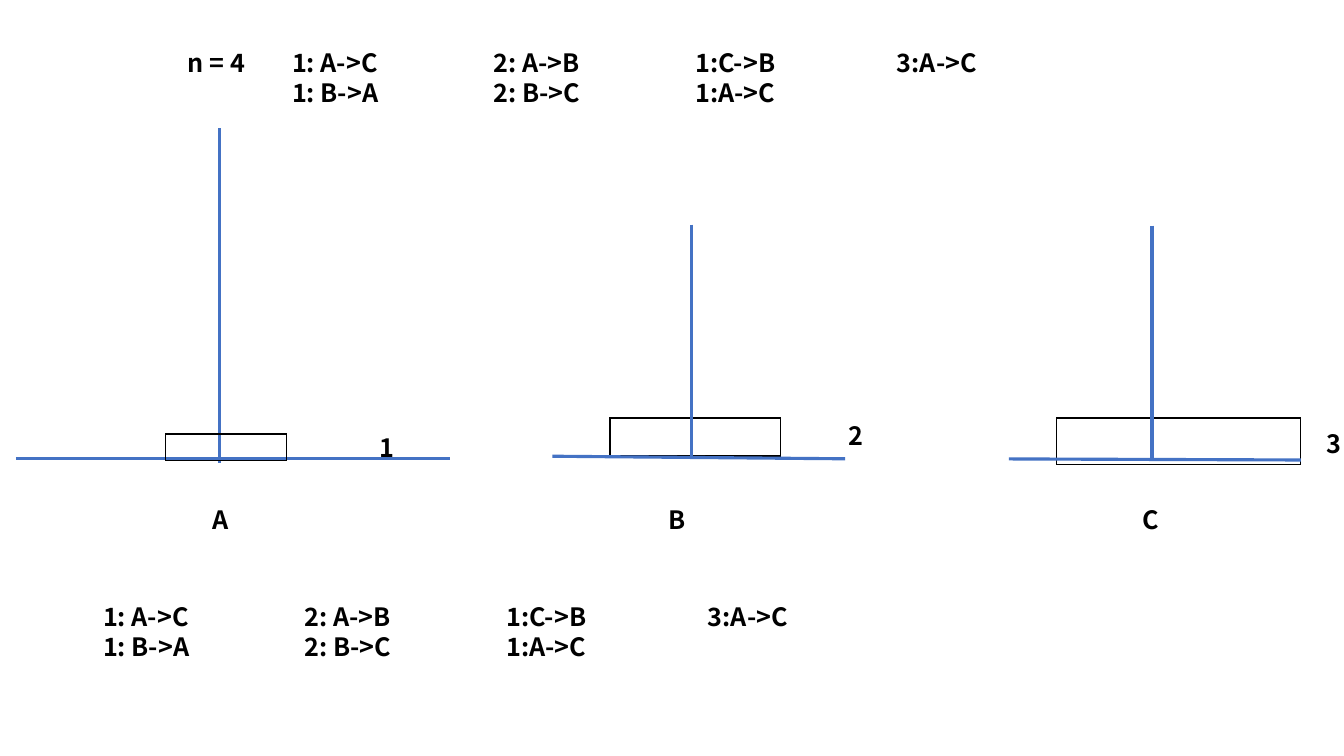
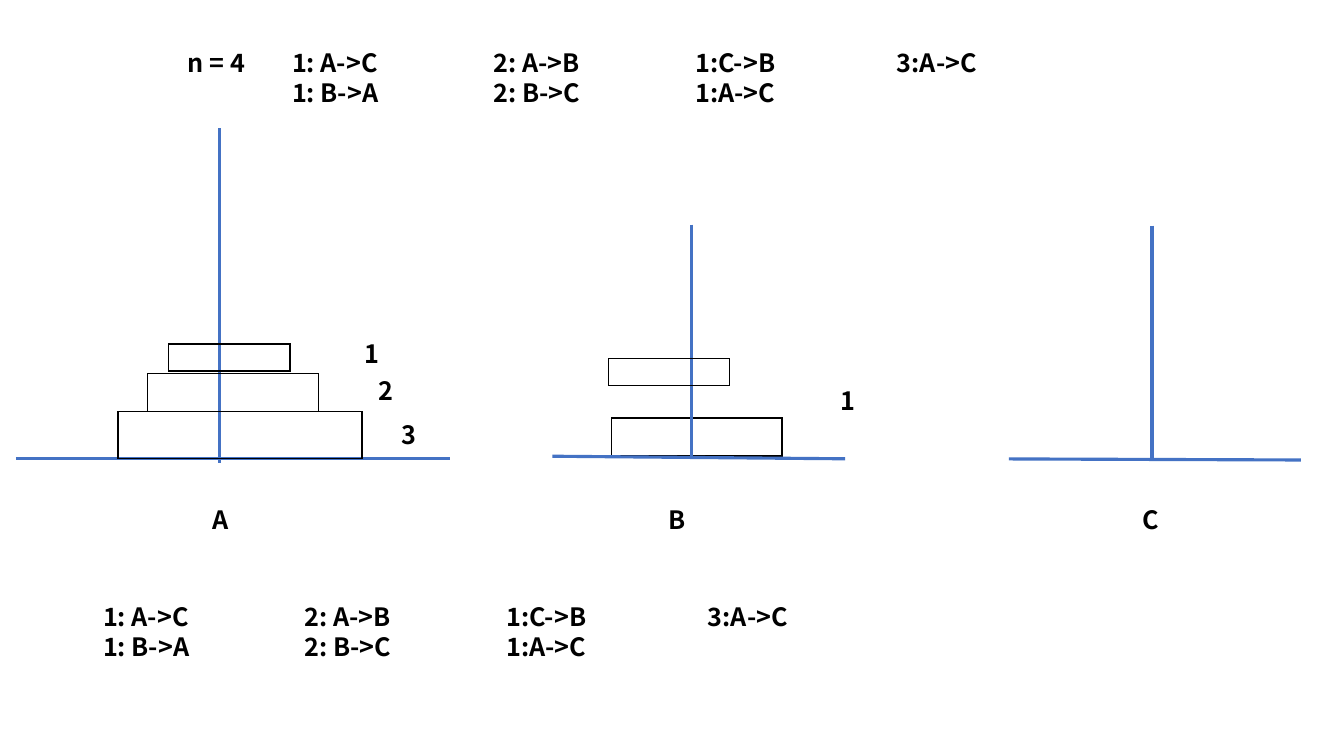
Before and after one commit to loriyuhv/DataStruct, a slide deck: slide 6 of document/算法演示图/03Queue/Queue.pptx. Drawn at 1344x756 pixels with LibreOffice and Linux fonts; fonts in the diff are those of the drawing. Boxes give left, top, right and bottom in pixels: in the first picture for what was removed or moved away, otherwise in the second. Text is boxed around its words. In the diff, an @@ line names an element or a change of style, - is before the commit and + after.

```diff
--- a/document/算法演示图/03Queue/Queue.pptx
+++ b/document/算法演示图/03Queue/Queue.pptx
@@ rectangle: place and size @@
-rectangle at [165,434,286,461]
+rectangle at [168,344,289,371]
@@ text added at [364,344,379,363], 18 pt, text #000000, bold @@
+1
@@ rectangle added at [609,359,730,386], outline #000000 1 pt @@
@@ rectangle added at [147,373,318,411], outline #000000 1 pt @@
@@ text "2": place and size @@
-text "2" at [848,426,863,445]
+text "2" at [378,381,393,400]
@@ text "1": place and size @@
-text "1" at [379,438,394,460]
+text "1" at [840,391,855,410]
@@ rectangle: place and size @@
-rectangle at [1057,418,1301,465]
+rectangle at [118,411,362,458]
@@ text "3": place and size @@
-text "3" at [1326,434,1341,454]
+text "3" at [402,425,417,445]
```
Also in this commit, not shown: 3 other files.
